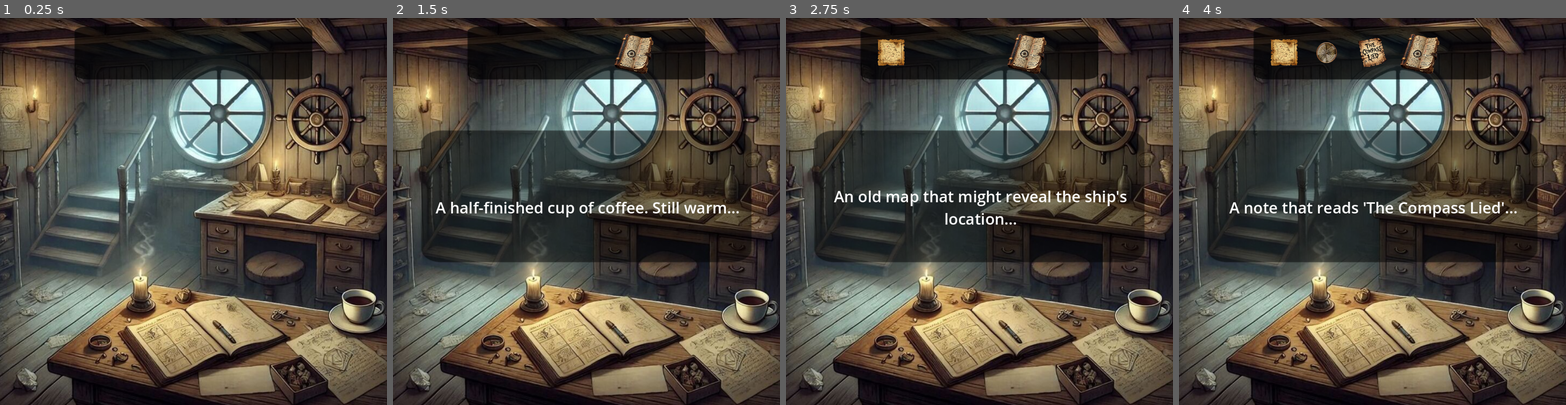
Above: before the commit, frames 1-4 (left to right).
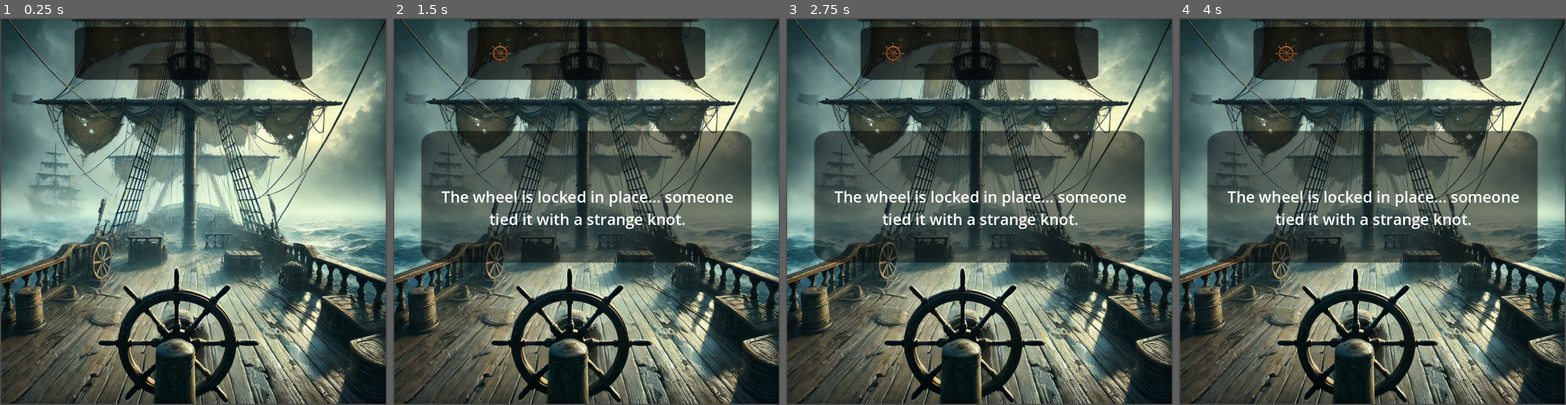
Above: after the commit, the same moments.

Repository: MasonPrather/AWakeInTheDarkKSU
Game: Godot game, scene res://Scenes/bridge.tscn
Two runs of this game, one before a commit and one after it. Both use one fixed random seed, a clock stepped at 60 frames per second and the inputs below. Before the commit the project starts from res://Scenes/captains_cabin.tscn.
Inputs (mouse positions are in pixels of both pictures, inside the frame that each line leads up to):
- Up to frame 1 (0.25 s): no input
- Up to frame 2 (1.5 s): tap Enter at 0.5 s; move the mouse to (594, 335) at 0.52 s; click (594, 335) at 0.67 s; tap Space at 1.25 s; move the mouse to (752, 304) at 1.27 s; click (752, 304) at 1.42 s
- Up to frame 3 (2.75 s): tap Enter at 2 s; move the mouse to (801, 118) at 2.02 s; click (801, 118) at 2.17 s
- Up to frame 4 (4 s): tap Space at 2.75 s; move the mouse to (1279, 343) at 2.77 s; click (1279, 343) at 2.92 s; tap Enter at 3.5 s; move the mouse to (1233, 339) at 3.52 s; click (1233, 339) at 3.67 s

The runs differ from the first frame. In frame 1, 86% of the frame differs, in the area x 0-100%, y 0-100%; in frame 2, 82%; in frame 3, 82%; in frame 4, 83%.

Commit message:
Fix a few bugs in bridge scene

Diff:
--- a/awakeinthedark/Scenes/bridge.tscn
+++ b/awakeinthedark/Scenes/bridge.tscn
@@ -1,7 +1,7 @@
-[gd_scene load_steps=22 format=3 uid="uid://3y44btcqhhnm"]
+[gd_scene load_steps=22 format=3 uid="uid://duhflbec27ivd"]
 
 [ext_resource type="Texture2D" uid="uid://b5brub75g251y" path="res://Art/Textures/backgrounds/bridge.png" id="1_b7j52"]
-[ext_resource type="Script" path="res://Scenes/bridge.gd" id="1_ie3gy"]
+[ext_resource type="Script" path="res://Scripts/SceneScripts/bridge.gd" id="1_ie3gy"]
 [ext_resource type="Script" path="res://Scripts/Objects/collectible.gd" id="2_7aefc"]
 [ext_resource type="AudioStream" uid="uid://ba6iwsf1rkc8s" path="res://Audio/music/secrecy-soundtrack-299642.mp3" id="4_2gche"]
 [ext_resource type="AudioStream" uid="uid://4j0gem1vncr7" path="res://Audio/sfx/rclick-13693.mp3" id="5_n70hj"]
@@ -30,7 +30,7 @@
 height = 196.0
 
 [sub_resource type="RectangleShape2D" id="RectangleShape2D_1rdxy"]
-size = Vector2(103, 75.5)
+size = Vector2(89.5, 36.75)
 
 [sub_resource type="CapsuleShape2D" id="CapsuleShape2D_aqjlb"]
 radius = 39.0
@@ -88,7 +88,7 @@
 item_name = "spyglass"
 
 [node name="CollisionShape2D" type="CollisionShape2D" parent="SpyglassArea"]
-position = Vector2(-10.5, -373.75)
+position = Vector2(-124.75, 78.625)
 shape = SubResource("RectangleShape2D_1rdxy")
 
 [node name="FinalNoteArea" type="Area2D" parent="."]
@@ -96,6 +96,15 @@
 item_name = "final_note"
 
 [node name="CollisionShape2D" type="CollisionShape2D" parent="FinalNoteArea"]
+position = Vector2(-423, 247)
+rotation = 3.11632
+shape = SubResource("CapsuleShape2D_aqjlb")
+
+[node name="BarrelArea" type="Area2D" parent="."]
+script = ExtResource("2_7aefc")
+item_name = "barrel"
+
+[node name="CollisionShape2D" type="CollisionShape2D" parent="BarrelArea"]
 position = Vector2(-423, 247)
 rotation = 3.11632
 shape = SubResource("CapsuleShape2D_aqjlb")
@@ -126,7 +135,7 @@
 scale = Vector2(0.00899015, 0.00899015)
 texture = ExtResource("8_dmjlo")
 
-[node name="FinalNote" type="Sprite2D" parent="."]
+[node name="FinalNoteItem" type="Sprite2D" parent="."]
 position = Vector2(244, -405)
 scale = Vector2(0.087963, 0.087963)
 texture = ExtResource("9_30q0t")
--- a/awakeinthedark/Scripts/SceneScripts/bridge.gd
+++ b/awakeinthedark/Scripts/SceneScripts/bridge.gd
@@ -61,7 +61,7 @@
 			add_to_inventory("compass")
 			add_examined_item("compass")
 
-		"mysterious_ship":
+		"mystery_ship":
 			popup.show_dialogue("That ship in the distance... is it a mirror image of our own?")
 			add_examined_item("mystery_ship")
 
@@ -78,14 +78,29 @@
 				final_note_item.visible = true
 				popup.show_dialogue("'To whoever finds this: We crossed into The Void. Time and space bend here. The crew... we saw …(254 unchanged characters)…
 				add_to_inventory("final_note")
-				# Wait before showing end screen
-				await get_tree().create_timer(12.0).timeout
-				show_end_game()
+
+				# Check if all items have been collected before ending
+				if has_all_required_items():
+					# Wait before showing end screen
+					await get_tree().create_timer(12.0).timeout
+					show_end_game()
+				else:
+					# Hint that there's more to find
+					await get_tree().create_timer(5.0).timeout
+					popup.show_dialogue("I still need to search this ship thoroughly. There must be more clues.")
 			else:
 				popup.show_dialogue("I need to explore more of the bridge first.")
 
 		"hallway_door":
 			change_scene("res://Scenes/hallway_2.tscn")
+
+# Check if all required items have been collected
+func has_all_required_items() -> bool:
+	var required_items = ["wheel", "charts", "spyglass", "compass", "final_note"]
+	for item in required_items:
+		if not SaveManager.inventory_items.has(item):
+			return false
+	return true
 
 # Track examined items for puzzle progression
 func add_examined_item(item: String):
--- a/awakeinthedark/project.godot
+++ b/awakeinthedark/project.godot
@@ -11,7 +11,7 @@
 [application]
 
 config/name="AWakeInTheDark"
-run/main_scene="res://Scenes/captains_cabin.tscn"
+run/main_scene="res://Scenes/bridge.tscn"
 config/features=PackedStringArray("4.3", "Mobile")
 config/icon="res://Art/Textures/icon.svg"
 
